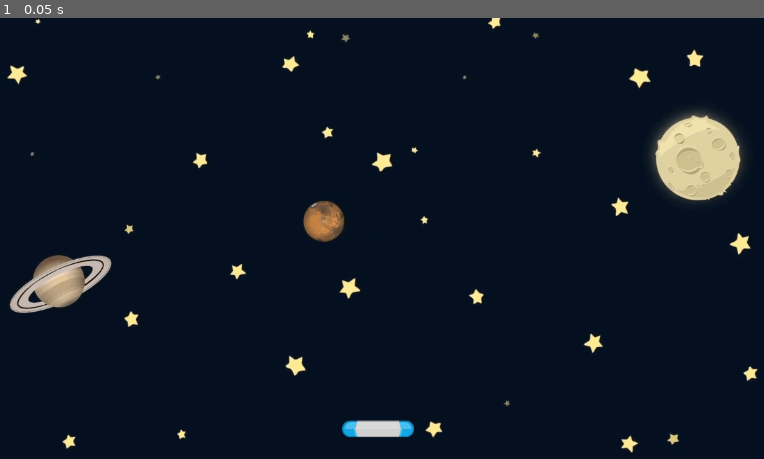
Above: before the commit, frame 1.
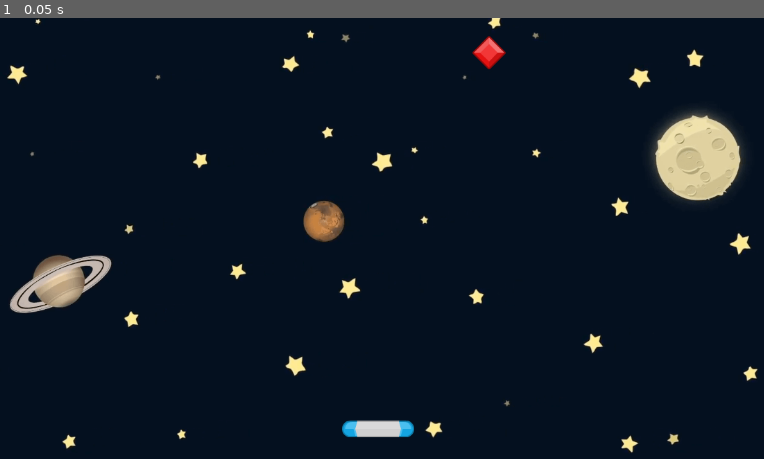
Above: after the commit, the same moment.

Repository: MichaelRMartinez/gem-catcher
Game: Godot game, scene res://scenes/game.tscn
Two runs of this game, one before a commit and one after it. Both use one fixed random seed, a clock stepped at 60 frames per second and the inputs below.
Inputs:
- Up to frame 1 (0.05 s): no input

The runs differ from the first frame. In frame 1, 0.2% of the frame differs, in the area x 61-67%, y 4-12%.

Commit message:
Create gem scene and add it to the game scene

Diff:
--- a/scenes/game.tscn
+++ b/scenes/game.tscn
@@ -1,7 +1,8 @@
-[gd_scene load_steps=3 format=3 uid="uid://bfkk7pysnuc8n"]
+[gd_scene load_steps=4 format=3 uid="uid://bfkk7pysnuc8n"]
 
 [ext_resource type="Texture2D" uid="uid://kpnf7lq8nqmr" path="res://assets/GameBg.png" id="1_gwggh"]
 [ext_resource type="PackedScene" uid="uid://vifbqf63vhgk" path="res://scenes/paddle/paddle.tscn" id="2_bi8yi"]
+[ext_resource type="PackedScene" uid="uid://btt1i4gn4cs54" path="res://scenes/gem/gem.tscn" id="3_nletq"]
 
 [node name="Game" type="Node2D"]
 
@@ -12,3 +13,6 @@
 
 [node name="Paddle" parent="." instance=ExtResource("2_bi8yi")]
 position = Vector2(574, 593)
+
+[node name="Gem" parent="." instance=ExtResource("3_nletq")]
+position = Vector2(734, 50)
--- /dev/null
+++ b/scenes/gem/gem.tscn
@@ -0,0 +1,15 @@
+[gd_scene load_steps=3 format=3 uid="uid://btt1i4gn4cs54"]
+
+[ext_resource type="Texture2D" uid="uid://c3h4gcf0kjx7o" path="res://assets/element_red_diamond.png" id="1_hkbu2"]
+
+[sub_resource type="RectangleShape2D" id="RectangleShape2D_duyyy"]
+
+[node name="Gem" type="Area2D"]
+
+[node name="Sprite2D" type="Sprite2D" parent="."]
+texture = ExtResource("1_hkbu2")
+
+[node name="CollisionShape2D" type="CollisionShape2D" parent="."]
+rotation = 0.785398
+scale = Vector2(1.8, 1.8)
+shape = SubResource("RectangleShape2D_duyyy")
